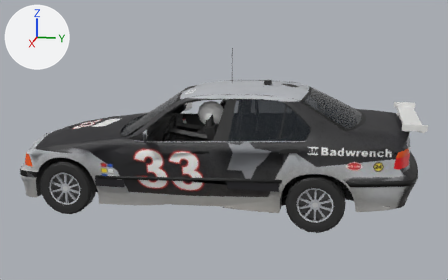
Before and after pictures for a commit that changed the glTF model public/cars/field/models/33.glb.
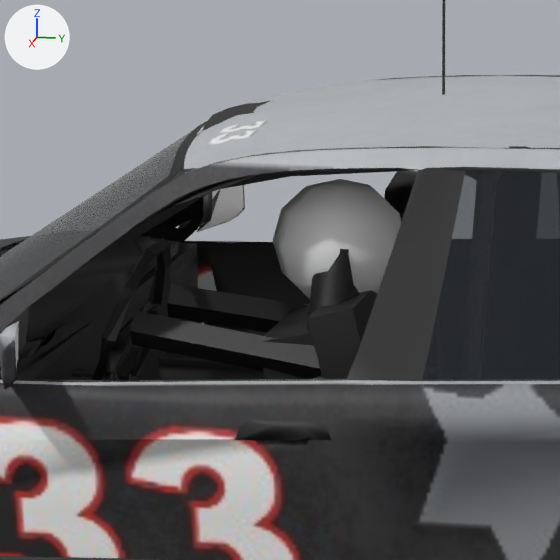
Each version is shown whole from a camera (50 mm lens) standing at (6.78, 1.61, 2.43) and looking at (0.02, 0.26, 0.74), then close up on the part from 32% to 57% of the width and 23% to 63% of the height. Lighting does not change. The marker at upper left points along +X, +Y and +Z. The last two pictures show the newer version. Vertices at exactly the same position are counted once.

The older version as bpy lines, for what is in view:
```python
me_body_mesh = bpy.data.meshes.new('body_mesh')
me_body_mesh.from_pydata(...)  # 6436 vertices, 8548 faces; spans x -0.95..0.95, y -2.08..2.4, z 0.14..1.78
# faces by material slot: [8184, 364]
me_body_mesh.materials.append(mat_car33_livery)  # picture img_livery
me_body_mesh.materials.append(mat_car33_glass)  # black #1c2228
ob_body = bpy.data.objects.new('body', me_body_mesh)
ob_body.location = (0.0, 0.0, 0.0)
```
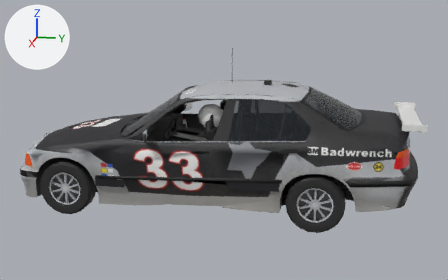
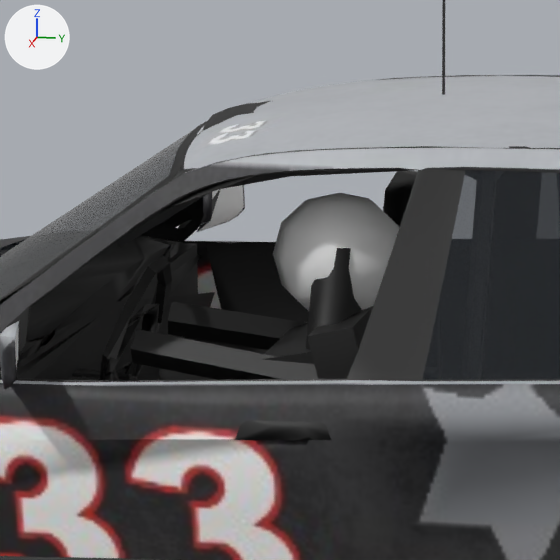
What differs and where, as boxes (x1, y1, x2, y2) in the close-ups (560 x 560 px; the box of a moved part takes in the faces that stretch with it):
part 1 of me_body_mesh, moved or reshaped: before (273, 179, 401, 299); after (273, 193, 399, 311)
part 2 of me_body_mesh, moved or reshaped: before (0, 173, 378, 381); after (99, 192, 373, 381)

Patch to the scene script:
```diff
--- a/public/cars/field/models/33.glb.py
+++ b/public/cars/field/models/33.glb.py
@@ me_body_mesh @@
 me_body_mesh.from_pydata(...)  # 6436 vertices, 8548 faces; spans x -0.95..0.95, y -2.08..2.4, z 0.14..1.78
 # used by ob_body; location = (0.0, 0.0, 0.0)
+# me_body_mesh part 1: the loose piece of 42 vertices spanning x 0.23..0.49, y 0.04..0.34, z 0.97..1.25 is moved by (0.0, 0.0, -0.03)
+# me_body_mesh part 2: 187 of 6436 vertices moved; they spanned x -0.73..0.73, y -0.82..0.56, z 0.3..1.34 and now span x -0.73..0.73, y -0.82..0.56, z 0.26..1.34; mean shift (0.0, 0.0, -0.02); largest move (0.73, -0.82, 0.73) -> (-0.47, 0.07, 1.29)
 me_body_mesh.materials.append(mat_car33_livery)
```
